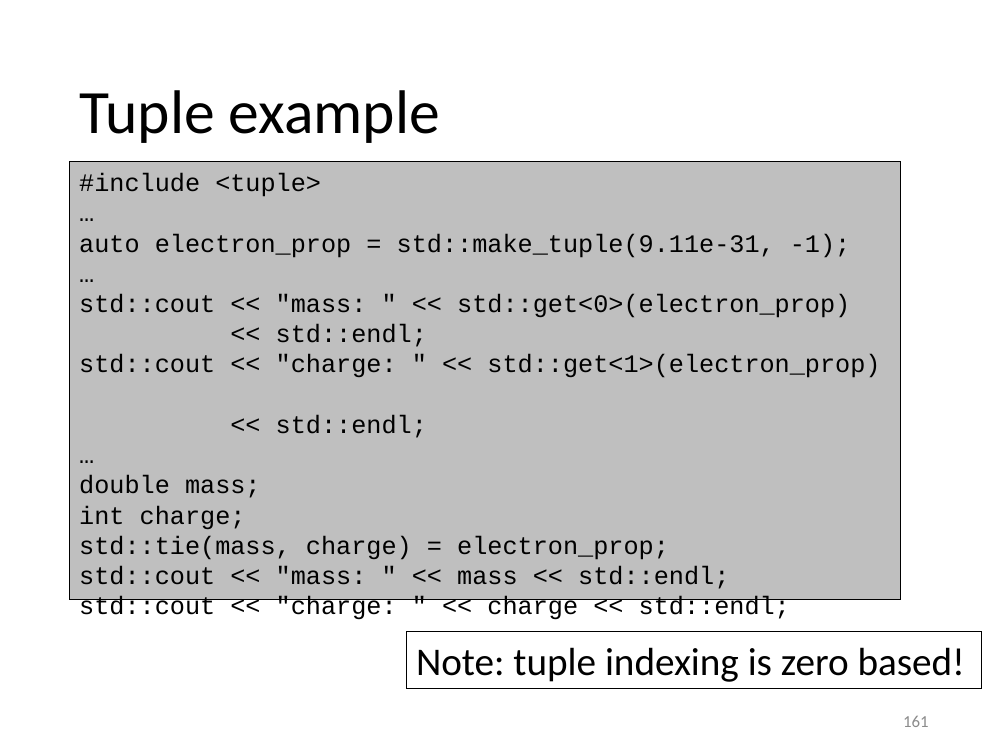
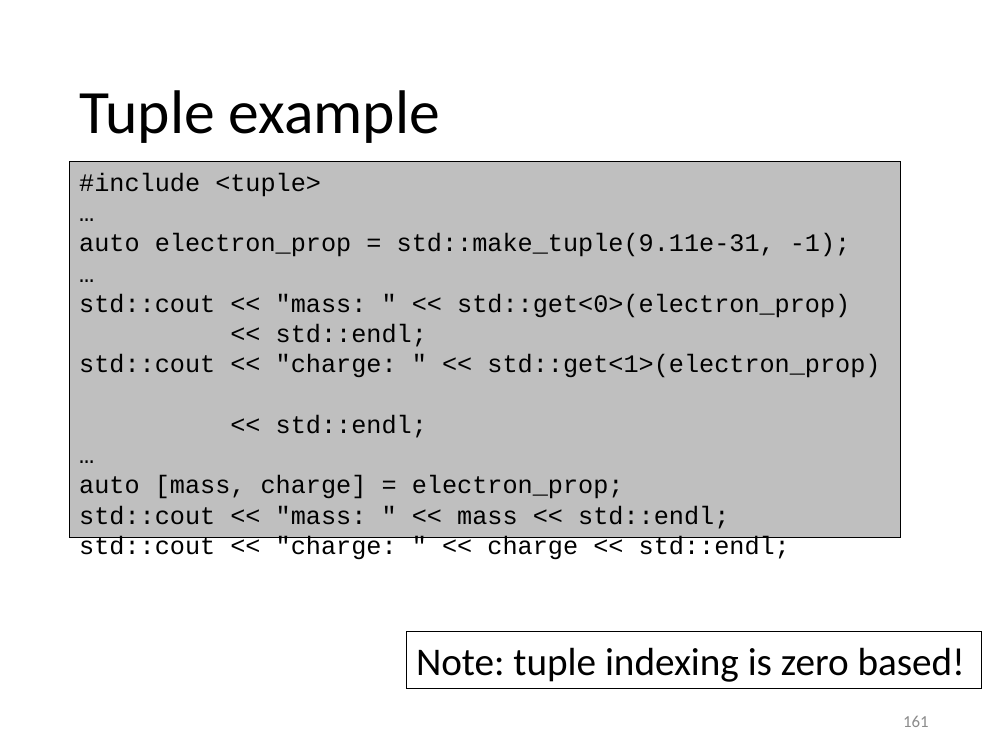
Before and after one commit to gjbex/Scientific-C-plus-plus, a slide deck: slide 161 of scientific_cpp.pptx. Drawn at 1008x756 pixels with LibreOffice and Linux fonts; fonts in the diff are those of the drawing. Boxes give left, top, right and bottom in pixels: in the first picture for what was removed or moved away, otherwise in the second. Text is boxed around its words. In the diff, an @@ line names an element or a change of style, - is before the commit and + after.

```diff
--- a/scientific_cpp.pptx
+++ b/scientific_cpp.pptx
@@ rectangle "#include <tuple>" resized from (x1=70, y1=161, x2=901, y2=599) to (x1=70, y1=161, x2=901, y2=538) @@
@@ text in rectangle at (x1=79, y1=475, x2=624, y2=499): text changed @@
-double mass;
-int charge;
-std::tie(mass, charge) = electron_prop;
+auto [mass, charge] = electron_prop;
```
Also in this commit, not shown: 3 other slides changed.
